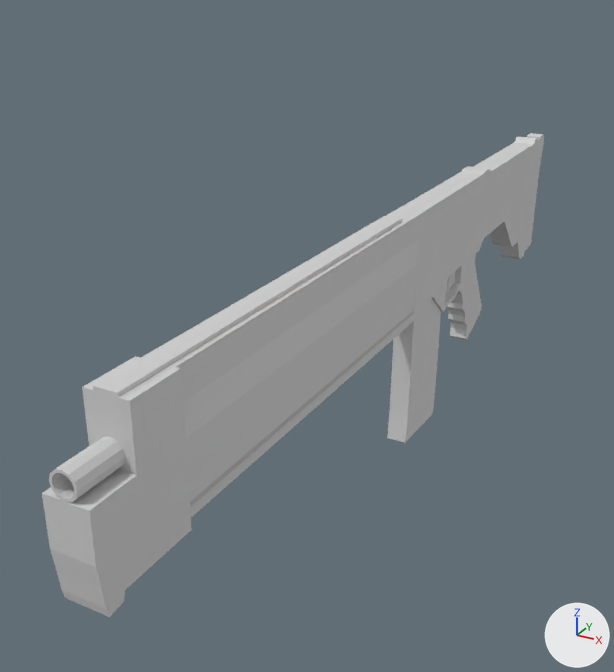
A saved change to the OBJ model First Game/Models/AssaultModel/Weapon/AssaultClassGun.obj.
The view is the same before and after, from a camera (50 mm lens) standing at (2.68, -6.82, 2.84) and looking at (-0.71, -0.66, -0.24). Lighting does not change. The marker at lower right points along +X, +Y and +Z. Where no turn or scale is listed for an object, it has been applied to the vertices.
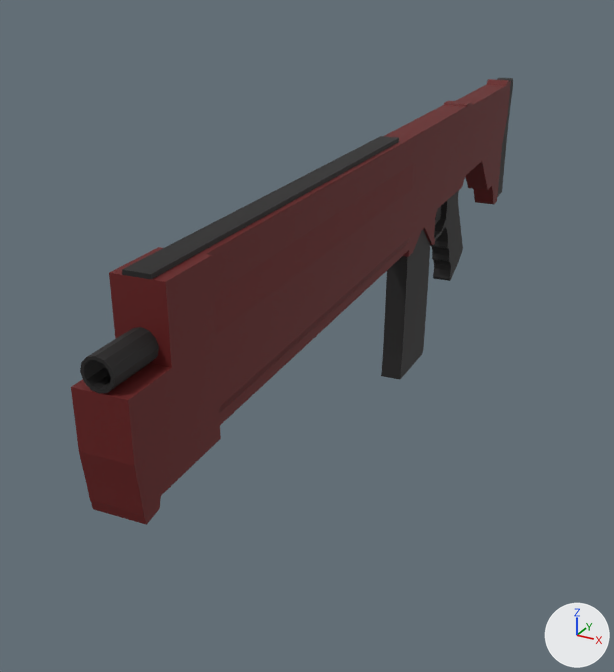
Boxes (x1, y1, x2, y2) around the edits, measured in the pictures (614 x 672 px):
'Cube.001', surface changed, mesh turned: before (42, 133, 544, 617); after (71, 78, 513, 525)

The change, as a diff of the scene's bpy script:
```diff
--- a/First Game/Models/AssaultModel/Weapon/AssaultClassGun.obj.py
+++ b/First Game/Models/AssaultModel/Weapon/AssaultClassGun.obj.py
@@ img_assaultclassgun_png @@
+img_assaultclassgun_png = load_image('AssaultClassGun.png', 'AssaultClassGun.png', 300, 300, 'sRGB')
@@ mat_material_001 @@
 mat_material_001 = principled_material('Material.001')
-mat_material_001.base_color = (0.64, 0.64, 0.64)  # light grey #d1d1d1
-mat_material_001.roughness = 0.693
+mat_material_001.texture = img_assaultclassgun_png
+mat_material_001.roughness = 0.696
@@ me_cube_001 @@
 me_cube_001.from_pydata(...)  # 1573 vertices, 1607 faces; spans x -0.15..0.15, y -4.37..4.08, z -1.41..0.91
 # used by ob_cube_001; location = (0.0, 0.0, 0.0)
+# me_cube_001 part 1: the whole mesh is turned 5 degrees about the z axis through its middle, then moved by (-0.09, 0.0, 0.65)
 me_cube_001.materials.append(mat_material_001)
```
